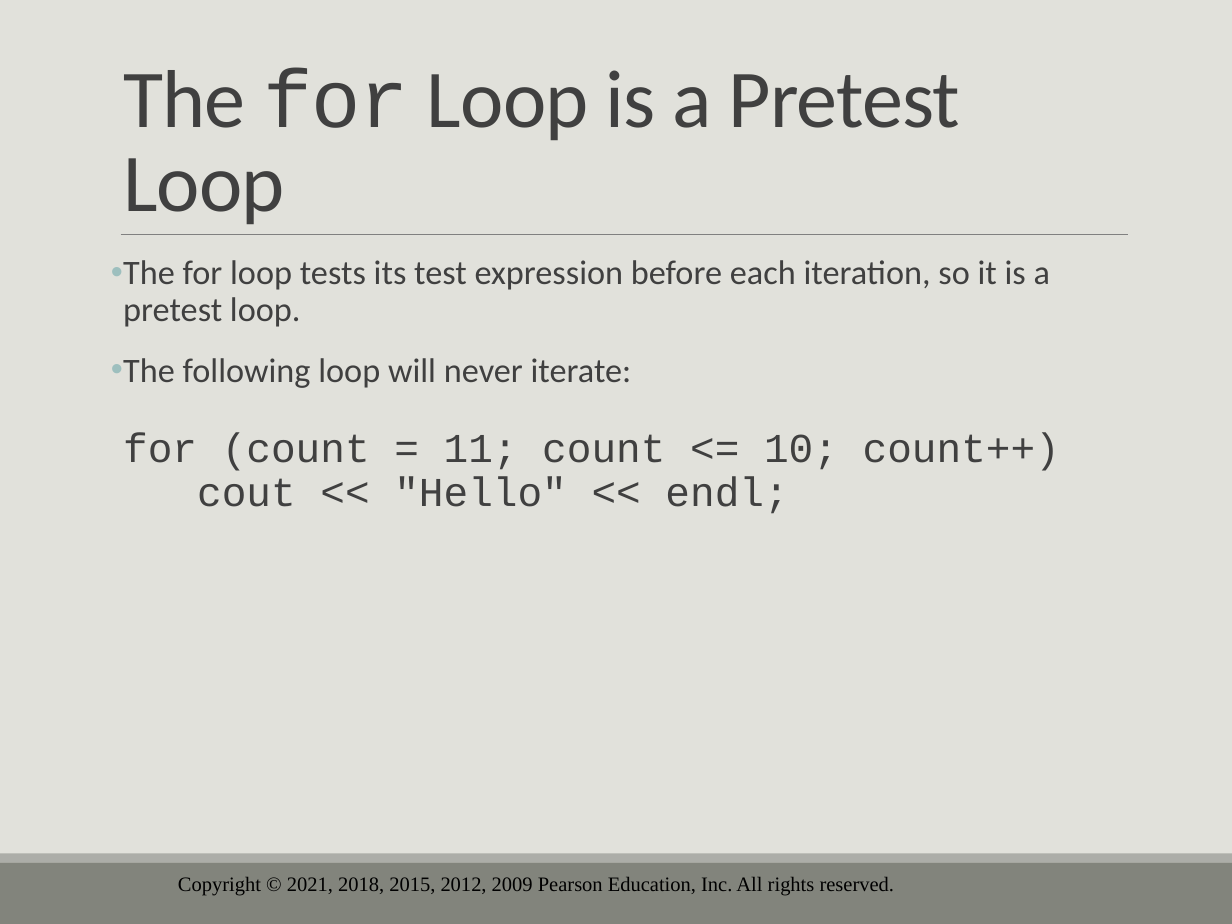
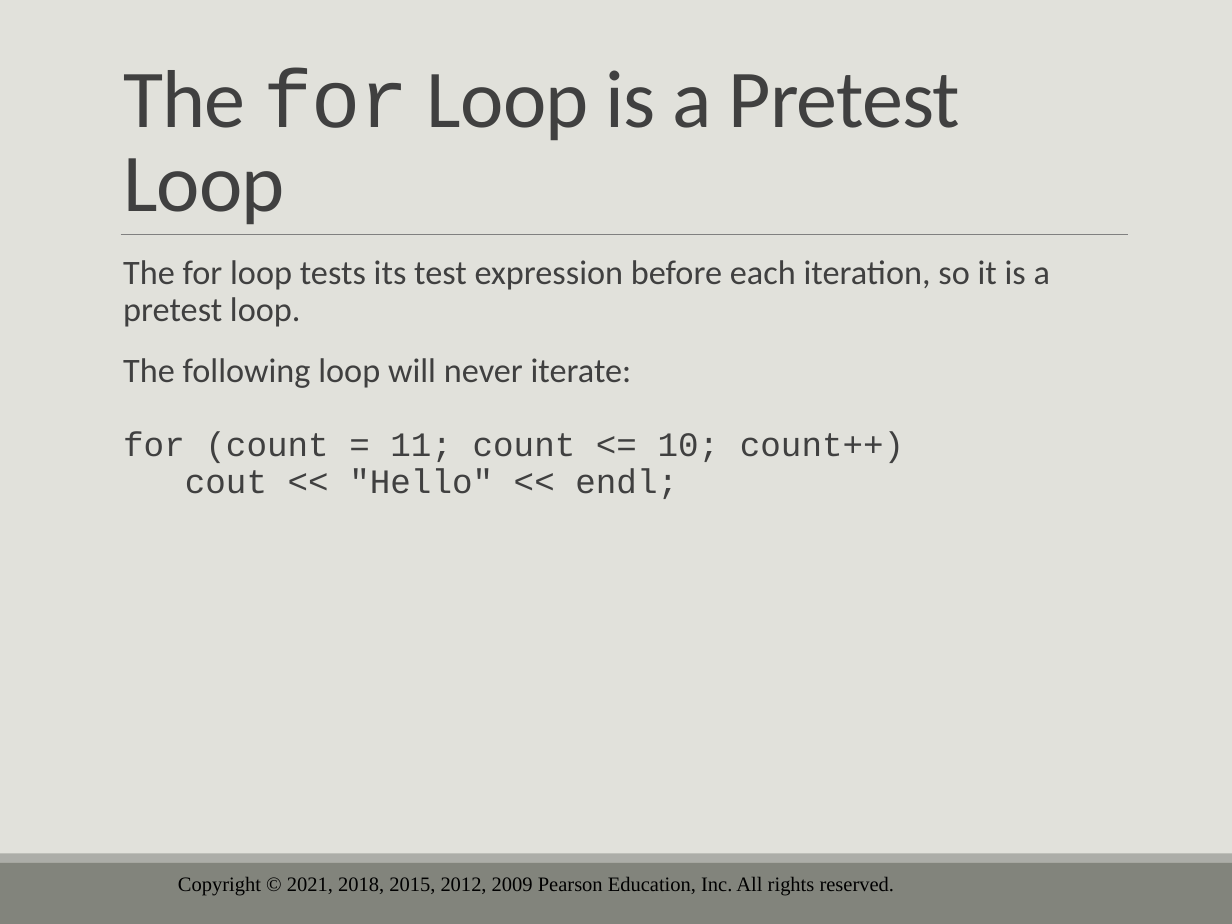
Before and after one commit to drolsonmi/eng1400, a slide deck: slide 31 of 1400_05_Loops and Files.pptx (slide 38 before the commit). Drawn at 1232x924 pixels with LibreOffice and Linux fonts; fonts in the diff are those of the drawing; background and template pictures are left out. Boxes give left, top, right and bottom in pixels: in the first picture for what was removed or moved away, otherwise in the second. Text is boxed around its words. In the diff, an @@ line names an element or a change of style, - is before the commit and + after.

```diff
--- a/1400_05_Loops and Files.pptx
+++ b/1400_05_Loops and Files.pptx
@@ text "The for loop tests its ..." at [123,260,1050,499]: size 24 to 20 pt in "for (count = 11; count <= 10; ..."; bullet • to   @@
```
Also in this commit, not shown: 15 other slides changed, 9 slides removed, 3 other files.
